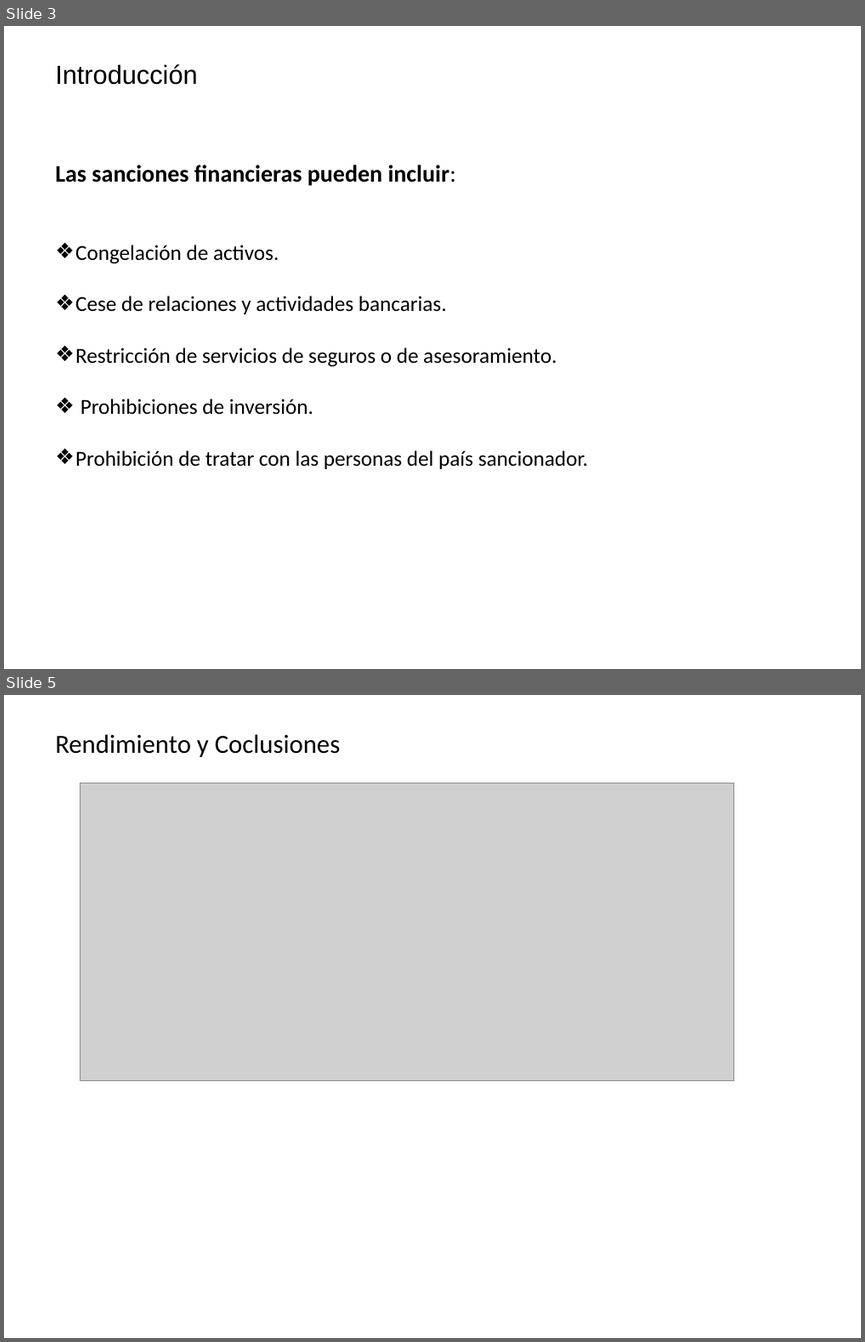
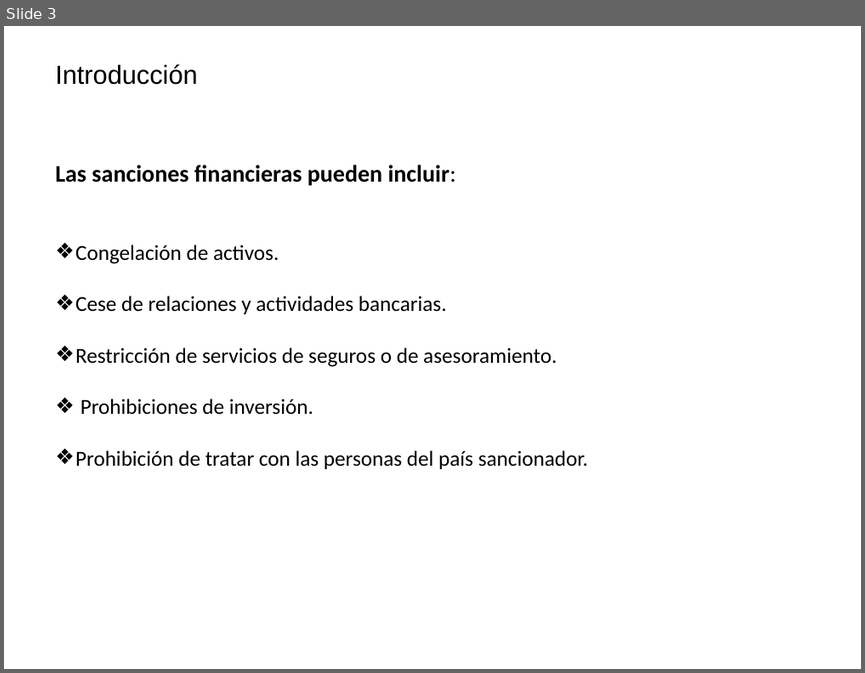
Before and after one commit to Chanalber/TFM, a slide deck: Presentación TFM/Presentación TFM.ppt. Shown one above the other, each under a label of ours: slides 3 and 5 before the commit, slide 3 after it; the slides between them are not shown. The pictures are 865x1342 and 865x673 pixels, drawn with LibreOffice and Linux fonts; fonts in the diff are those of the drawing; grey boxes stand for pictures; background and template pictures are left out. Boxes give left, top, right and bottom in pixels: in the first picture for what was removed or moved away, otherwise in the second. Text is boxed around its words. In the diff, an @@ line names an element or a change of style, - is before the commit and + after.

```diff
--- a/Presentación TFM/Presentación TFM.ppt
+++ b/Presentación TFM/Presentación TFM.ppt
@@ slide 5 removed at (4, 695, 861, 1338), background #FFFFFF @@
@@ title removed at (55, 734, 341, 757) @@
-Rendimiento y Coclusiones
@@ picture removed at (80, 783, 734, 1081) @@
```
Also in this commit, not shown: 4 slides added, 3 other slides removed, 3 other files.
